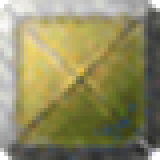
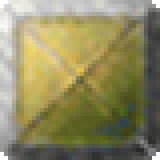
Layered file, before and after one edit (w=160, h=160). Changes by layer:
removed layer "st_oxyda.png" over (0, 0, 160, 160)
added layer "st_oxyda" above "st_oxyda_open" over (0, 0, 160, 160)
